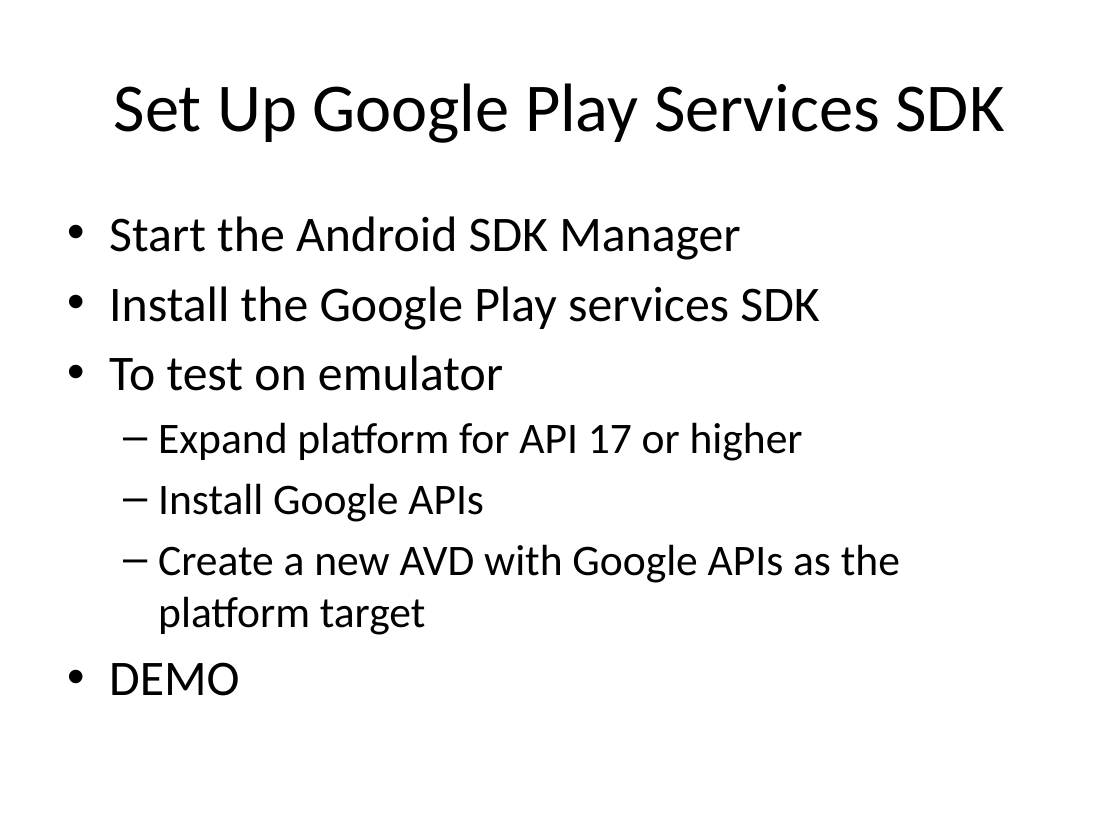
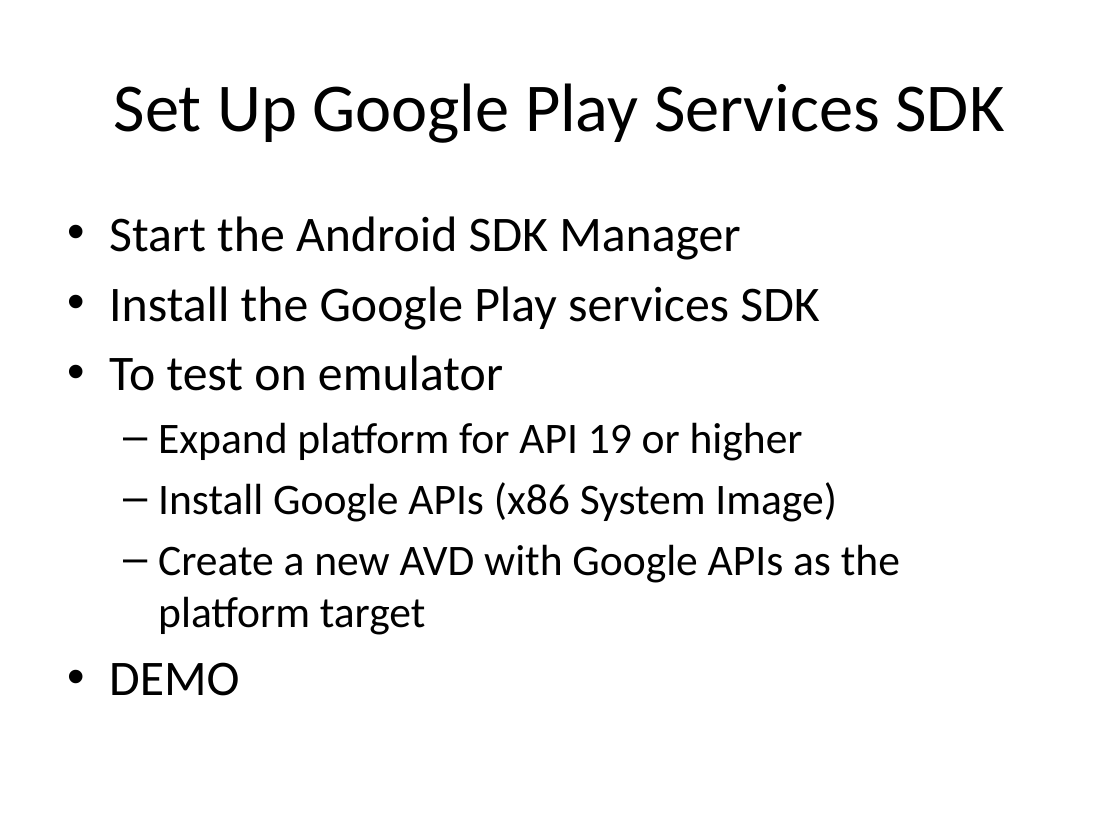
Before and after one commit to LeadingEDJE/MobilePushNotification, a slide deck: slide 6 of Implementing Push Notification in Android.pptx. Drawn at 1120x840 pixels with LibreOffice and Linux fonts; fonts in the diff are those of the drawing; background and template pictures are left out. Boxes give left, top, right and bottom in pixels: in the first picture for what was removed or moved away, otherwise in the second. Text is boxed around its words. In the diff, an @@ line names an element or a change of style, - is before the commit and + after.

```diff
--- a/Implementing Push Notification in Android.pptx
+++ b/Implementing Push Notification in Android.pptx
@@ text at (158, 422, 837, 522): text changed @@
-  – Expand platform for API 17 or higher
-  – Install Google APIs
+  – Expand platform for API 19 or higher
+  – Install Google APIs (x86 System Image)
```
Also in this commit, not shown: 7 other slides changed.
